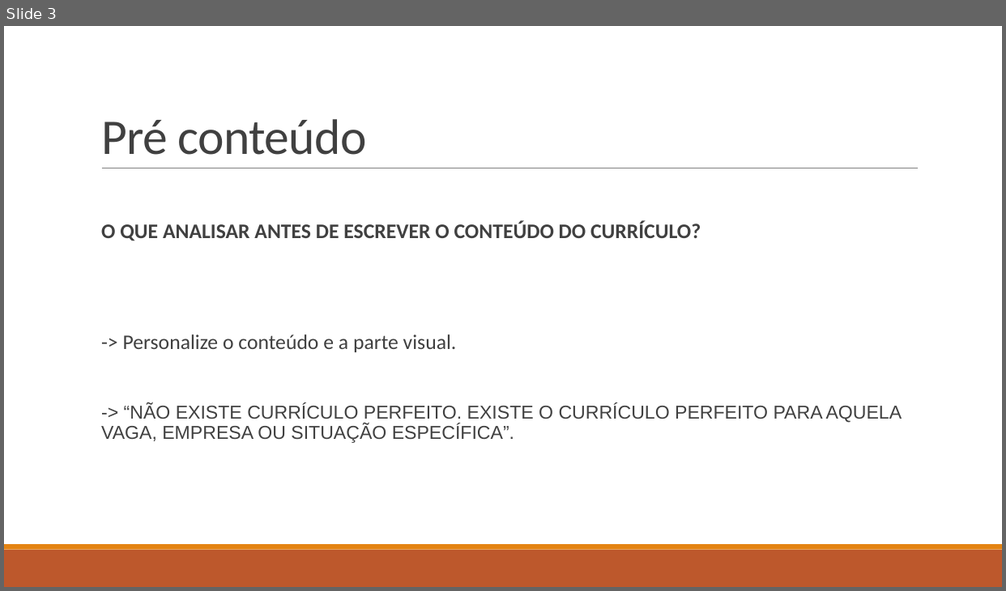
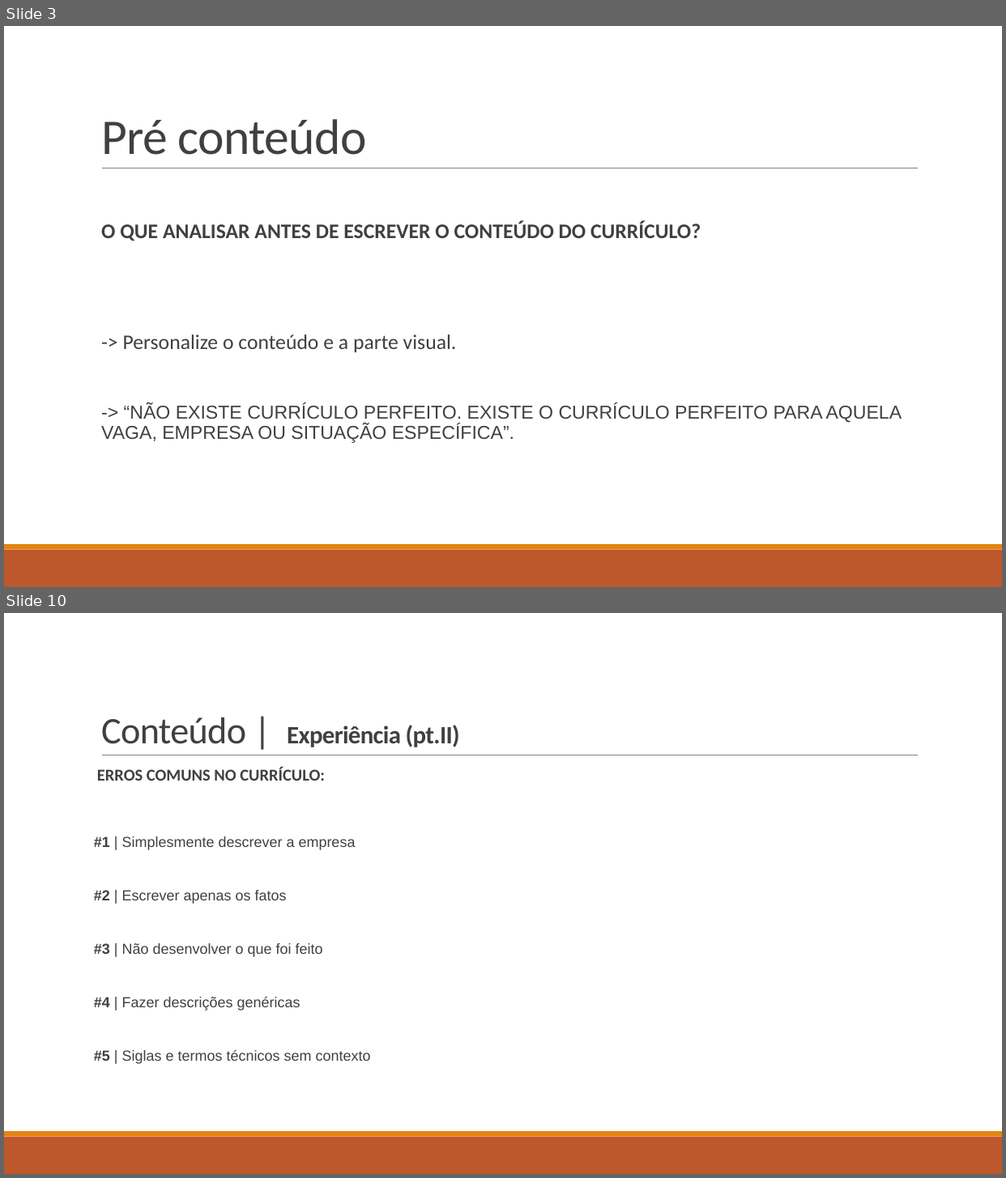
Before and after one commit to RaizaCirne/js-antes-do-react, a slide deck: Currículo, busca de vagas e candidaturas/#RESUMOCV121.pptx. Shown one above the other, each under a label of ours: slide 3 before the commit, slides 3 and 10 after it; the slides between them are not shown. The pictures are 1006x591 and 1006x1178 pixels, drawn with LibreOffice and Linux fonts; fonts in the diff are those of the drawing. Boxes give left, top, right and bottom in pixels: in the first picture for what was removed or moved away, otherwise in the second. Text is boxed around its words. In the diff, an @@ line names an element or a change of style, - is before the commit and + after.

```diff
--- a/Currículo, busca de vagas e candidaturas/#RESUMOCV121.pptx
+++ b/Currículo, busca de vagas e candidaturas/#RESUMOCV121.pptx
@@ slide 10 added at (x1=4, y1=613, x2=1002, y2=1174), background #FFFFFF; not listed: 3 template elements that a slide beside it also shows @@
@@ title added at (x1=101, y1=717, x2=460, y2=747), 24 pt, text #404040, bold @@
+Conteúdo | Experiência (pt.II)
@@ text added at (x1=94, y1=767, x2=371, y2=1064), 14 pt, text #404040 @@
+ERROS COMUNS NO CURRÍCULO:
+#1 | Simplesmente descrever a empresa
+#2 | Escrever apenas os fatos
+#3 | Não desenvolver o que foi feito
+#4 | Fazer descrições genéricas
+#5 | Siglas e termos técnicos sem contexto
```
Also in this commit, not shown: 4 slides changed, 3 other slides added, 2 slides removed.
